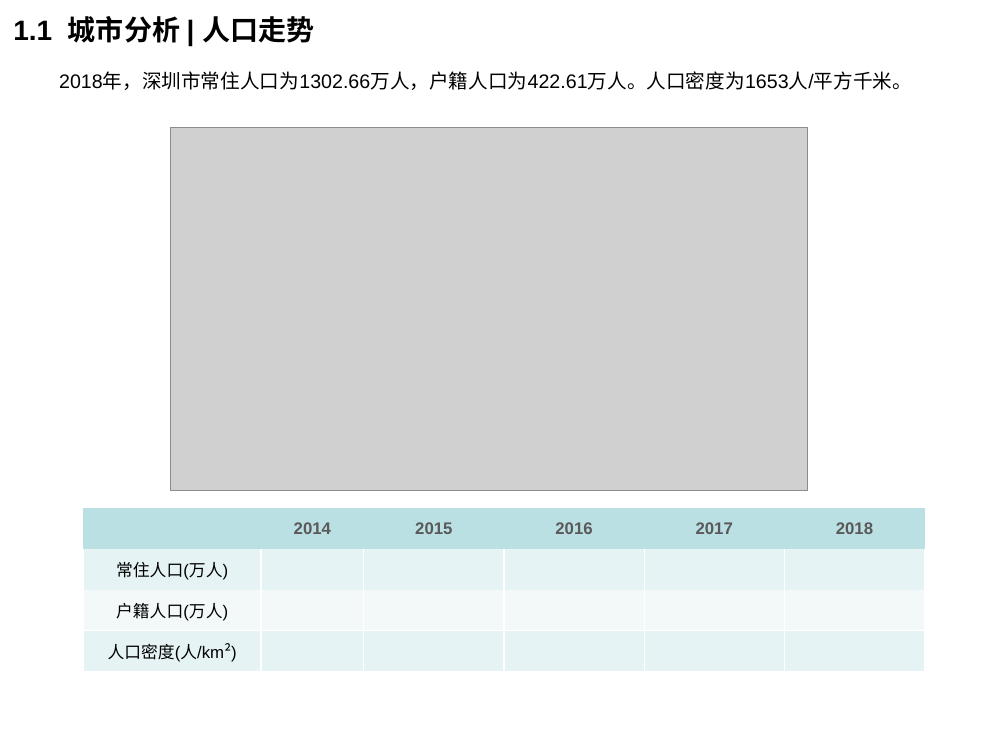
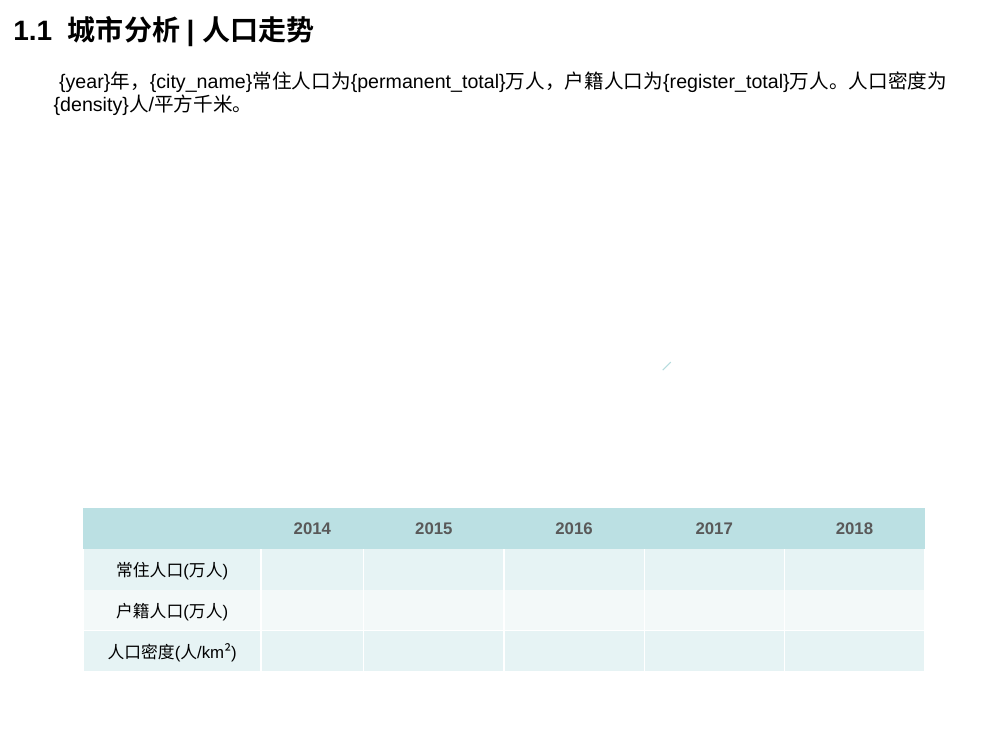
Before and after one commit to lizhou828/python_hello_world, a slide deck: slide 6 of helloWorld/ppt_template/diyun_land_report_template.pptx. Drawn at 1008x756 pixels with LibreOffice and Linux fonts; fonts in the diff are those of the drawing; grey boxes stand for pictures; background and template pictures are left out. Boxes give left, top, right and bottom in pixels: in the first picture for what was removed or moved away, otherwise in the second. Text is boxed around its words. In the diff, an @@ line names an element or a change of style, - is before the commit and + after.

```diff
--- a/helloWorld/ppt_template/diyun_land_report_template.pptx
+++ b/helloWorld/ppt_template/diyun_land_report_template.pptx
@@ text at <box>54,72,947,115</box>: text changed @@
-2018年，深圳市常住人口为1302.66万人，户籍人口为422.61万人。人口密度为1653人/平方千米。
+{year}年，{city_name}常住人口为{permanent_total}万人，户籍人口为{register_total}万人。人口密度为{density}人/平方千米。
@@ picture removed at <box>170,127,807,490</box> @@
@@ line added from (670, 362) to (662, 370), #B6DCDF 0.75 pt @@
```
Also in this commit, not shown: 5 other slides changed, 3 other files.
